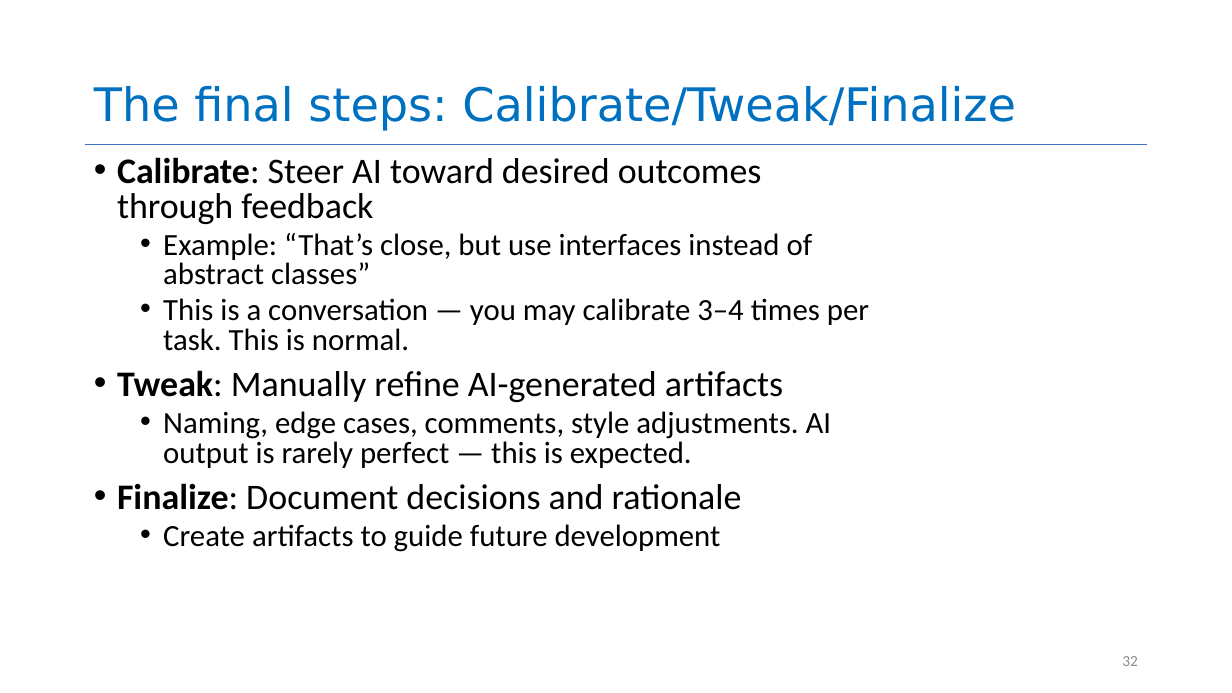
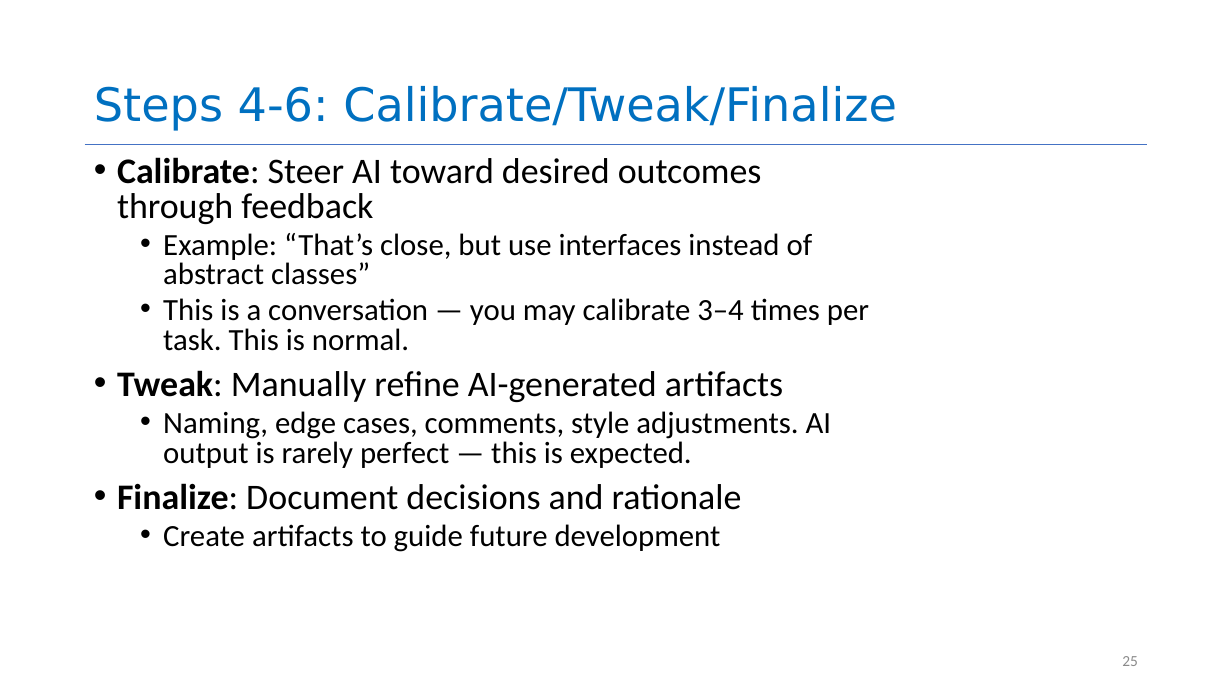
Before and after one commit to neu-se/CS4530-Spring-2026, a slide deck: slide 25 of Slides/Module 16 Using AI Agents.pptx (slide 32 before the commit). Drawn at 1232x693 pixels with LibreOffice and Linux fonts; fonts in the diff are those of the drawing. Boxes give left, top, right and bottom in pixels: in the first picture for what was removed or moved away, otherwise in the second. Text is boxed around its words. In the diff, an @@ line names an element or a change of style, - is before the commit and + after.

```diff
--- a/Slides/Module 16 Using AI Agents.pptx
+++ b/Slides/Module 16 Using AI Agents.pptx
@@ title at box(94, 86, 897, 131): text changed @@
-The final steps: Calibrate/Tweak/Finalize
+Steps 4-6: Calibrate/Tweak/Finalize
@@ page number at box(1122, 656, 1138, 666): text changed @@
-32
+25
```
Also in this commit, not shown: 18 other slides changed, 10 slides added, 2 slides removed, 1 other file.
